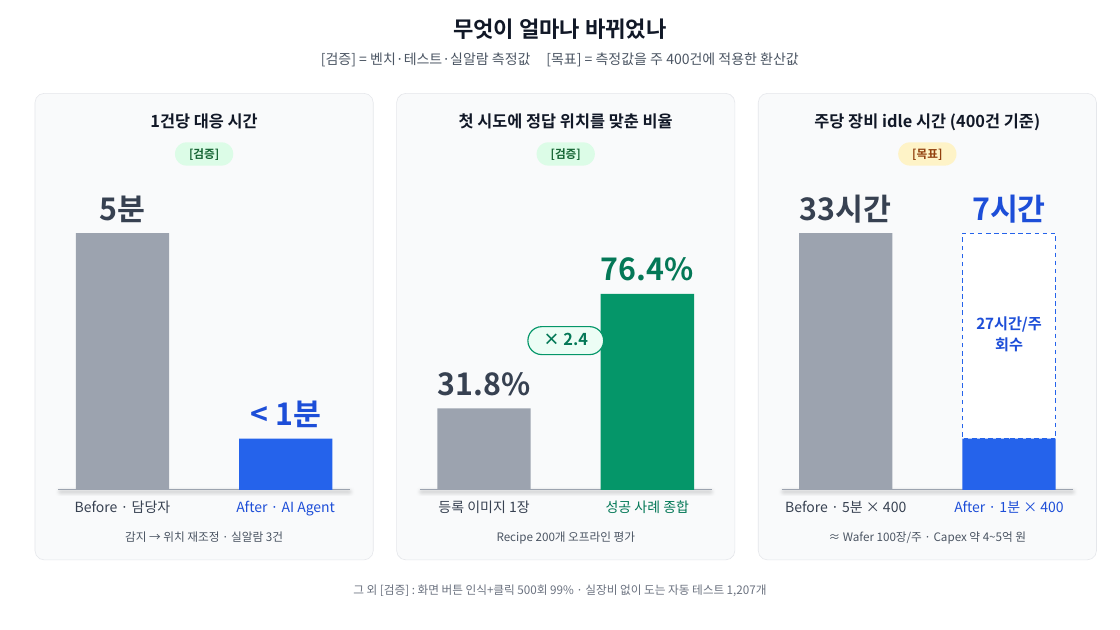
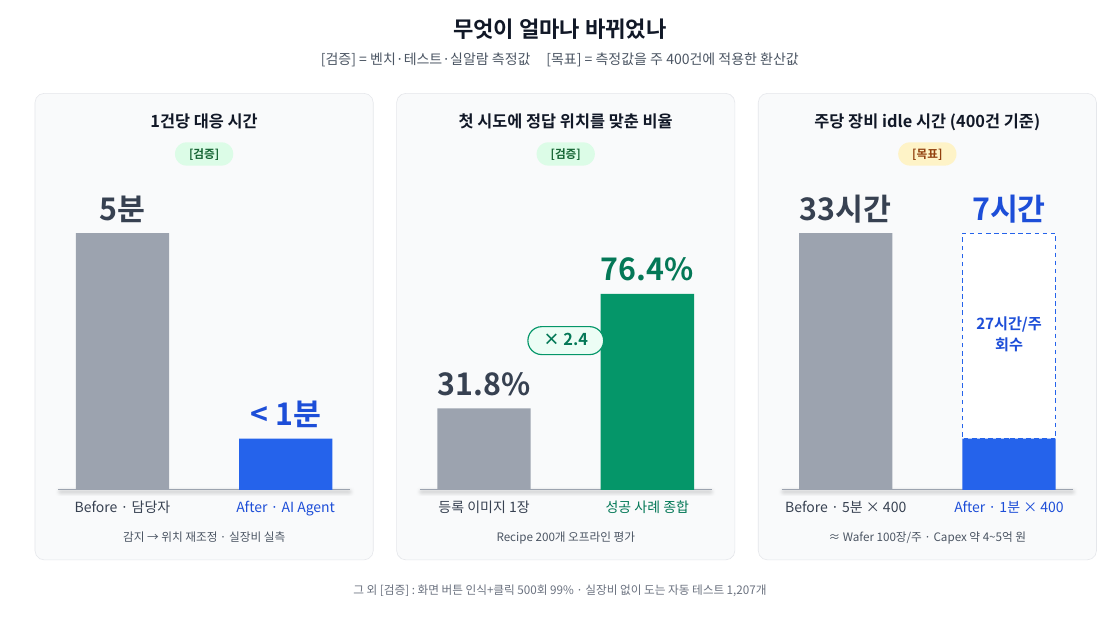
Before and after one commit to DarrenKoi/auto_recipe_creator, a slide deck: slide 3 of docs/project_progress/img/07/07_slides.pptx. Drawn at 1120x630 pixels with LibreOffice and Linux fonts; fonts in the diff are those of the drawing. Boxes give left, top, right and bottom in pixels: in the first picture for what was removed or moved away, otherwise in the second. Text is boxed around its words. In the diff, an @@ line names an element or a change of style, - is before the commit and + after.

```diff
--- a/docs/project_progress/img/07/07_slides.pptx
+++ b/docs/project_progress/img/07/07_slides.pptx
@@ text at [123, 531, 285, 542]: text changed @@
-감지 → 위치 재조정 · 실알람 3건
+감지 → 위치 재조정 · 실장비 실측
```
Also in this commit, not shown: 2 other slides changed, 5 other files.
